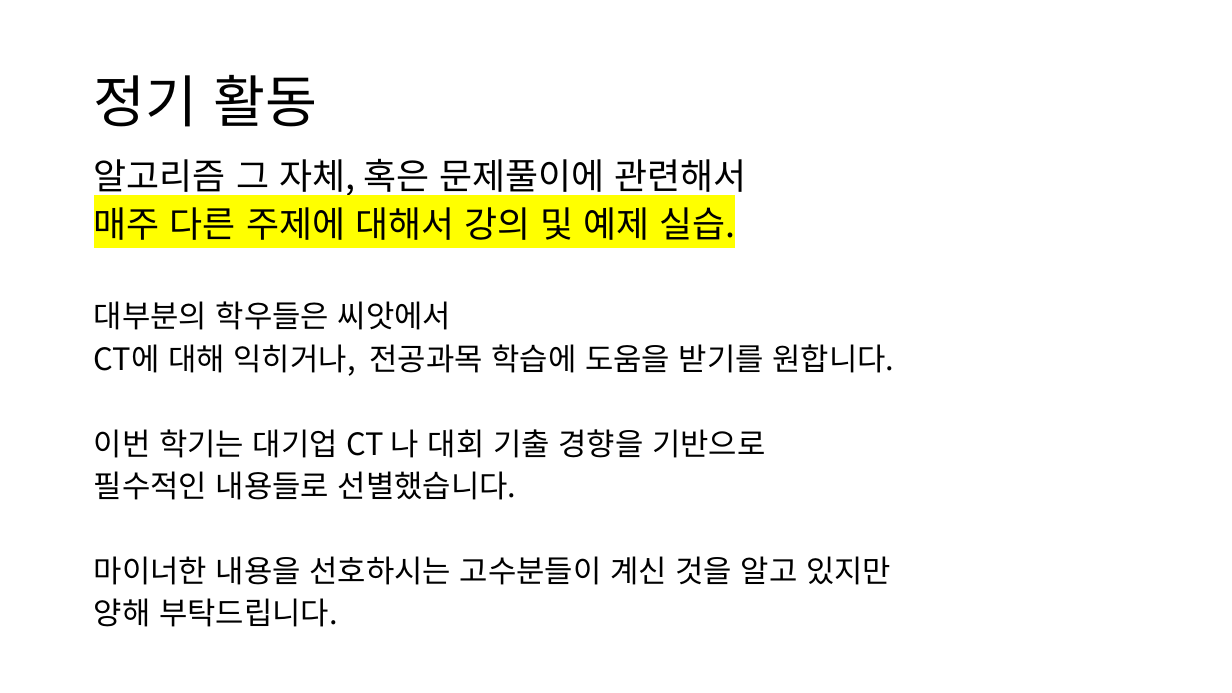
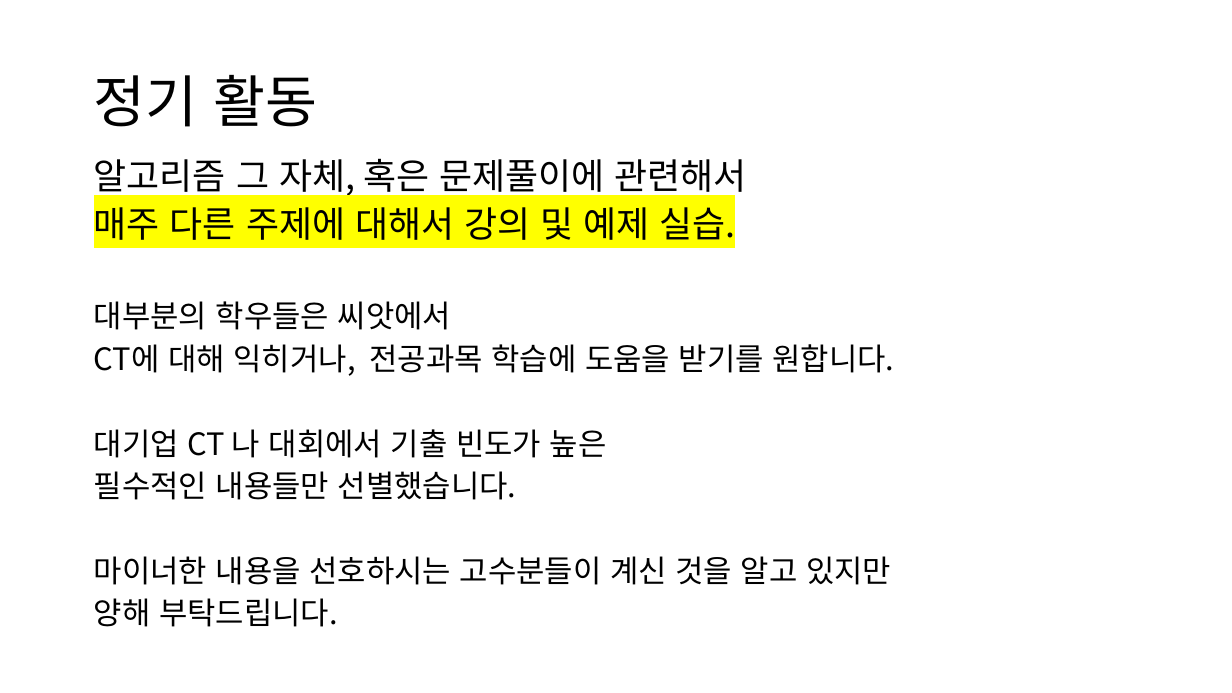
Before and after one commit to jm-kor-00/Seed_23-2nd, a slide deck: slide 3 of 2023 - 2학기 계획.pptx. Drawn at 1232x693 pixels with LibreOffice and Linux fonts; fonts in the diff are those of the drawing. Boxes give left, top, right and bottom in pixels: in the first picture for what was removed or moved away, otherwise in the second. Text is boxed around its words. In the diff, an @@ line names an element or a change of style, - is before the commit and + after.

```diff
--- a/2023 - 2학기 계획.pptx
+++ b/2023 - 2학기 계획.pptx
@@ text at box(94, 429, 607, 500): text changed @@
-이번 학기는 대기업 CT 나 대회 기출 경향을 기반으로
-필수적인 내용들로 선별했습니다.
+대기업 CT 나 대회에서 기출 빈도가 높은
+필수적인 내용들만 선별했습니다.
```
Also in this commit, not shown: 4 other slides changed, 1 other file.
